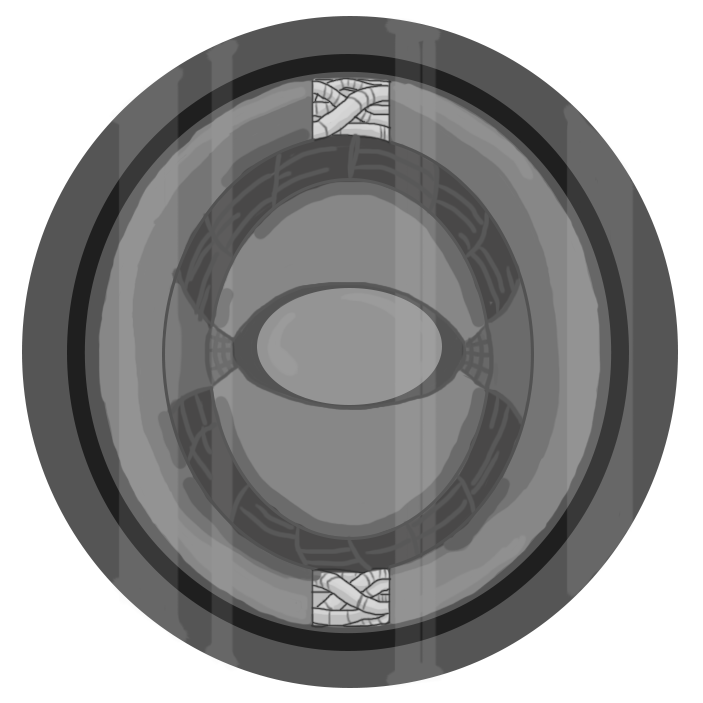
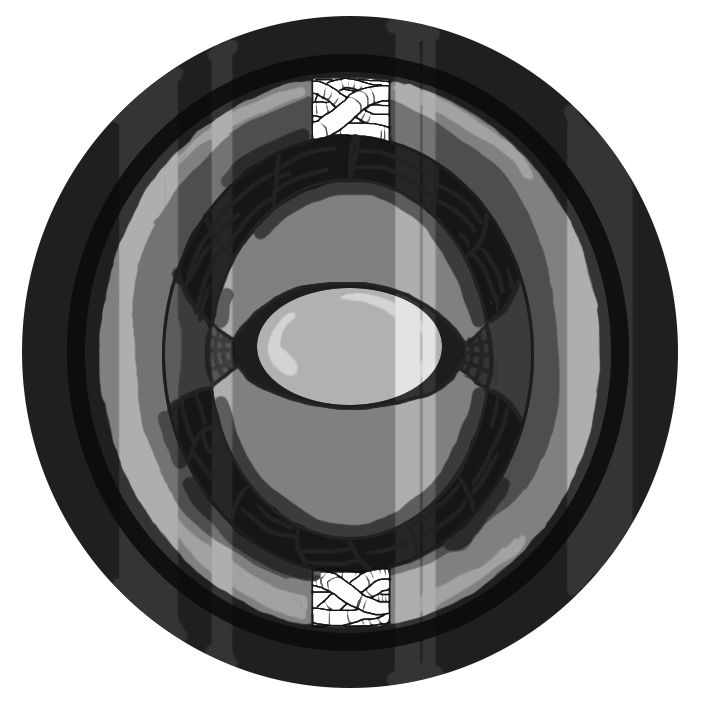
Comparing the layer stacks of the two w=703, h=703 images. Changes:
pixels changed over [22, 16, 678, 688] (layer not identified)
